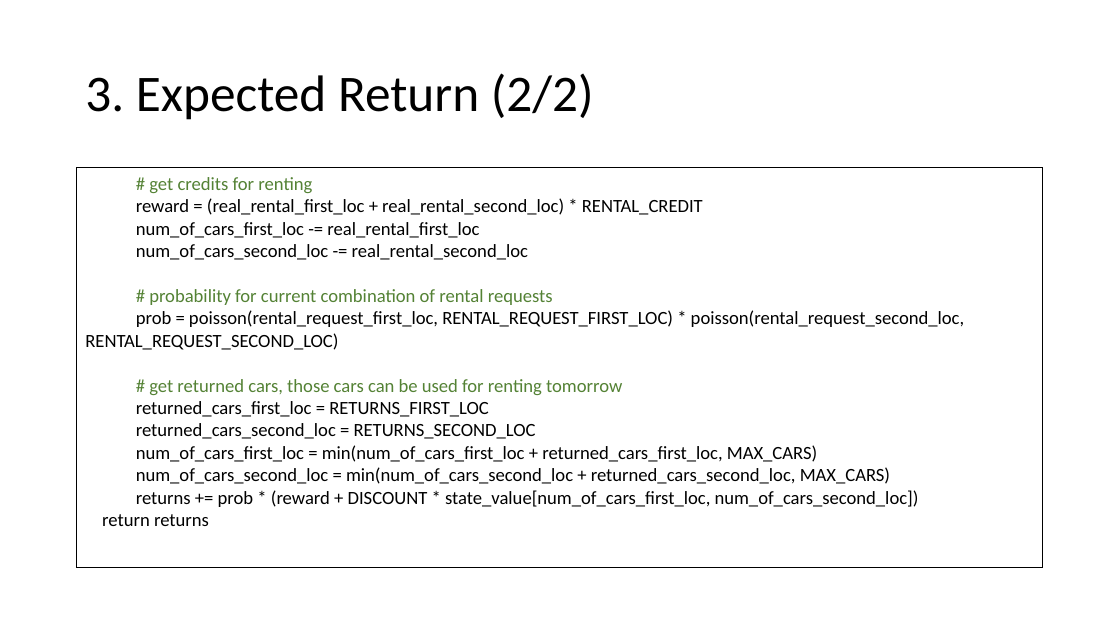
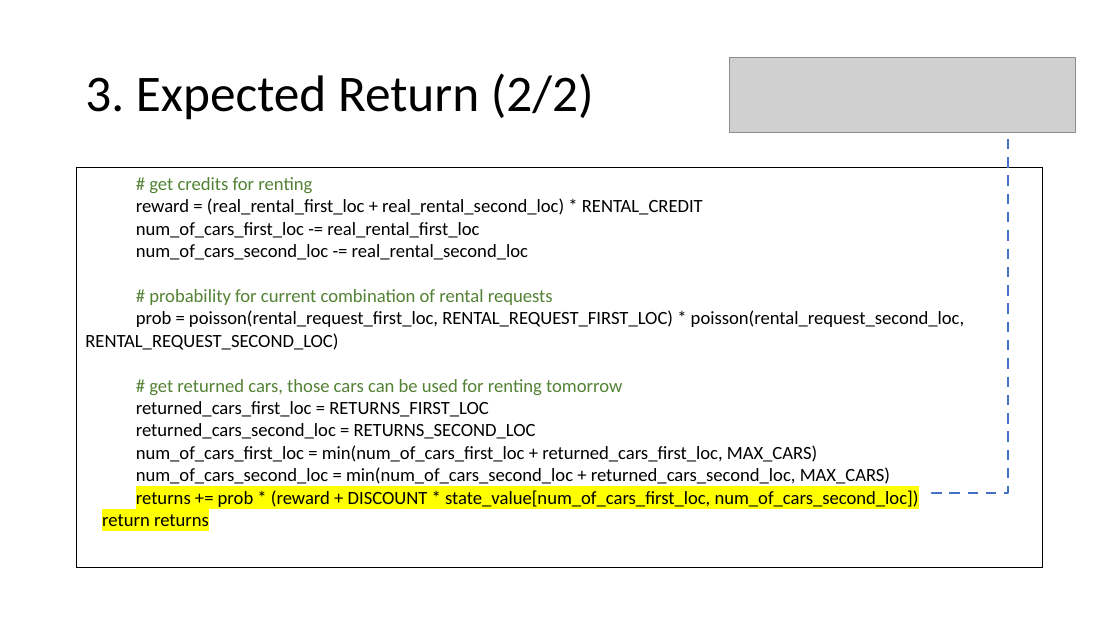
Before and after one commit to ihatesummer/jack-s-car-rental, a slide deck: slide 6 of Jack's Car Rental.pptx. Drawn at 1120x630 pixels with LibreOffice and Linux fonts; fonts in the diff are those of the drawing; grey boxes stand for pictures. Boxes give left, top, right and bottom in pixels: in the first picture for what was removed or moved away, otherwise in the second. Text is boxed around its words. In the diff, an @@ line names an element or a change of style, - is before the commit and + after.

```diff
--- a/Jack's Car Rental.pptx
+++ b/Jack's Car Rental.pptx
@@ picture added at (729,57,1075,133) @@
@@ elbow line added from (1008, 139) to (932, 493), #4472C4 2.25 pt dashed @@
@@ text at (102,490,919,532): highlight none to #FFFF00 in "returns += prob * (reward + DISCOUNT ...", "return returns" @@
```
Also in this commit, not shown: 5 other slides changed, 1 slide removed, 1 other file.
